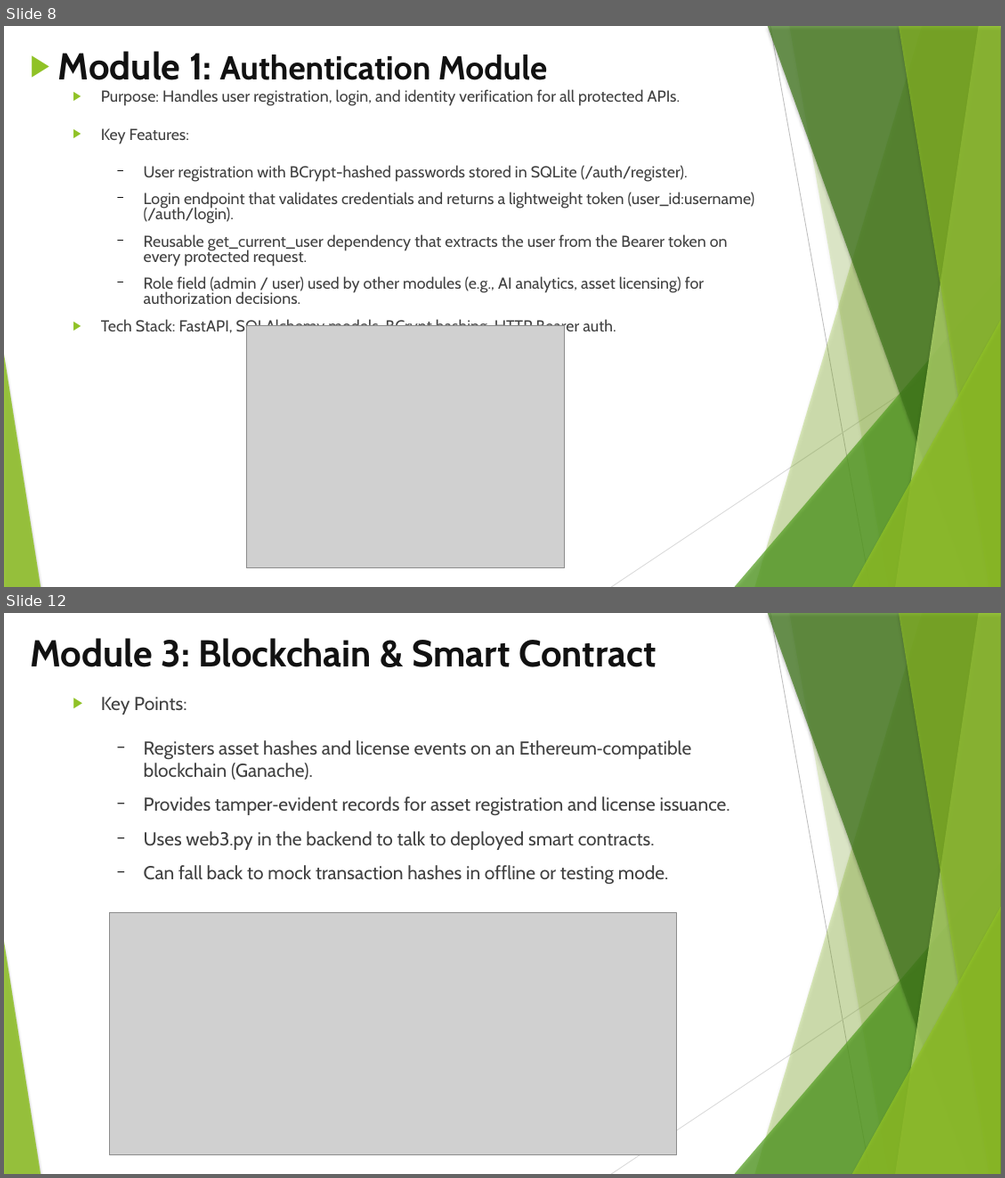
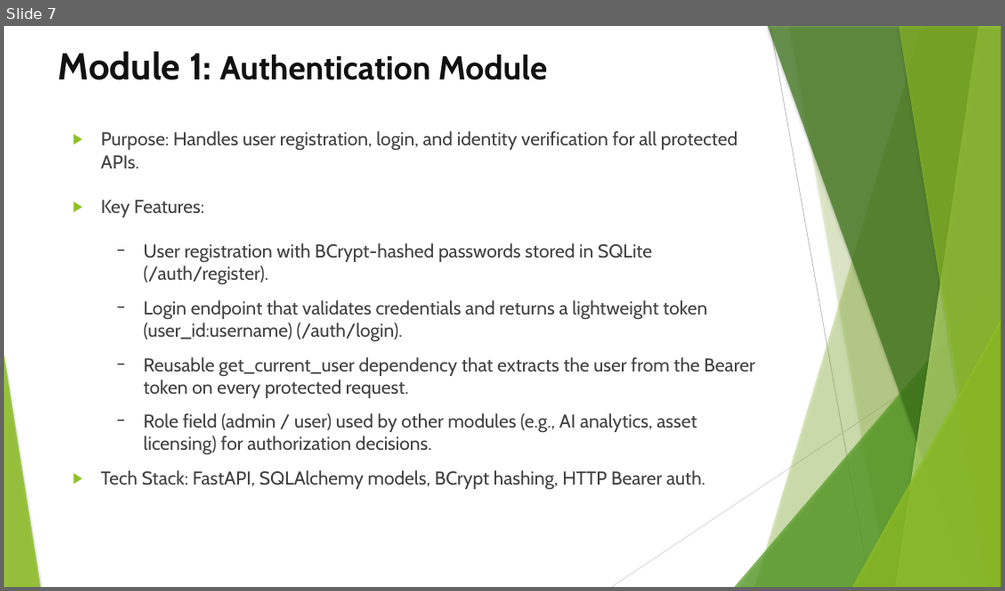
Before and after one commit to SridharanThangaraji/smartdrm-x, a slide deck: Team-2.pptx. Shown one above the other, each under a label of ours: slides 8 and 12 before the commit, slide 7 after it; the slides between them are not shown. The pictures are 1005x1178 and 1005x591 pixels, drawn with LibreOffice and Linux fonts; fonts in the diff are those of the drawing; grey boxes stand for pictures. Boxes give left, top, right and bottom in pixels: in the first picture for what was removed or moved away, otherwise in the second. Text is boxed around its words. In the diff, an @@ line names an element or a change of style, - is before the commit and + after.

```diff
--- a/Team-2.pptx
+++ b/Team-2.pptx
@@ slide 12 removed at (4, 613, 1001, 1174), background #FFFFFF; not listed: 10 template elements that a slide beside it also shows @@
@@ title removed at (30, 638, 655, 667) @@
-Module 3: Blockchain & Smart Contract
@@ text removed at (101, 697, 730, 884) @@
-▶ Key Points:
-  − Registers asset hashes and license events on an Ethereum‑compatible blockchain (Ganache).
-  − Provides tamper‑evident records for asset registration and license issuance.
-  − Uses web3.py in the backend to talk to deployed smart contracts.
-  − Can fall back to mock transaction hashes in offline or testing mode.
@@ picture removed at (109, 913, 677, 1155) @@
@@ what was slide 8 is now slide 7 @@
@@ slide 7 changed as well @@
@@ title "Module 1: Authentication Module" at (58, 51, 547, 80): bullet ▶ to none @@
@@ text "Purpose: Handles user registration, login, ...": place and size @@
-text "Purpose: Handles user registration, login, ..." at (101, 89, 755, 336)
+text "Purpose: Handles user registration, login, ..." at (101, 131, 754, 489)
@@ text "Purpose: Handles user registration, login, ..." at (101, 131, 754, 489): size 15.3 to 18 pt; line spacing 0.8 to 1 @@
@@ picture removed at (246, 325, 565, 568) @@
```
Also in this commit, not shown: 8 other slides changed, 7 slides added, 5 other slides removed, 1 other file.
